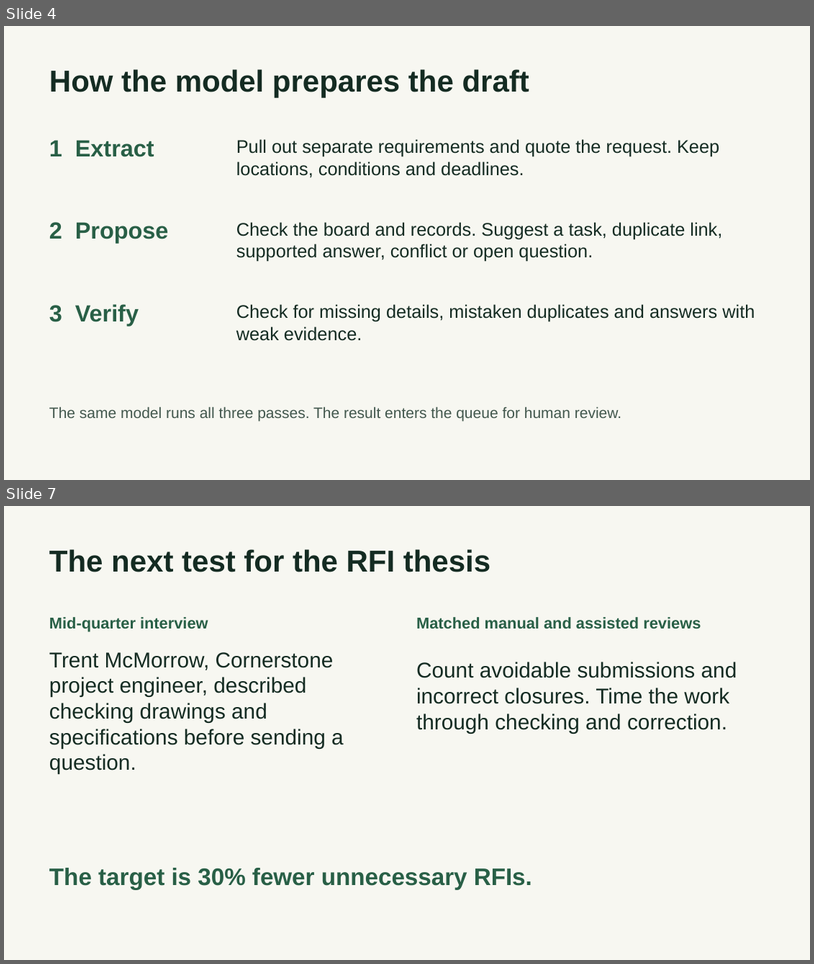
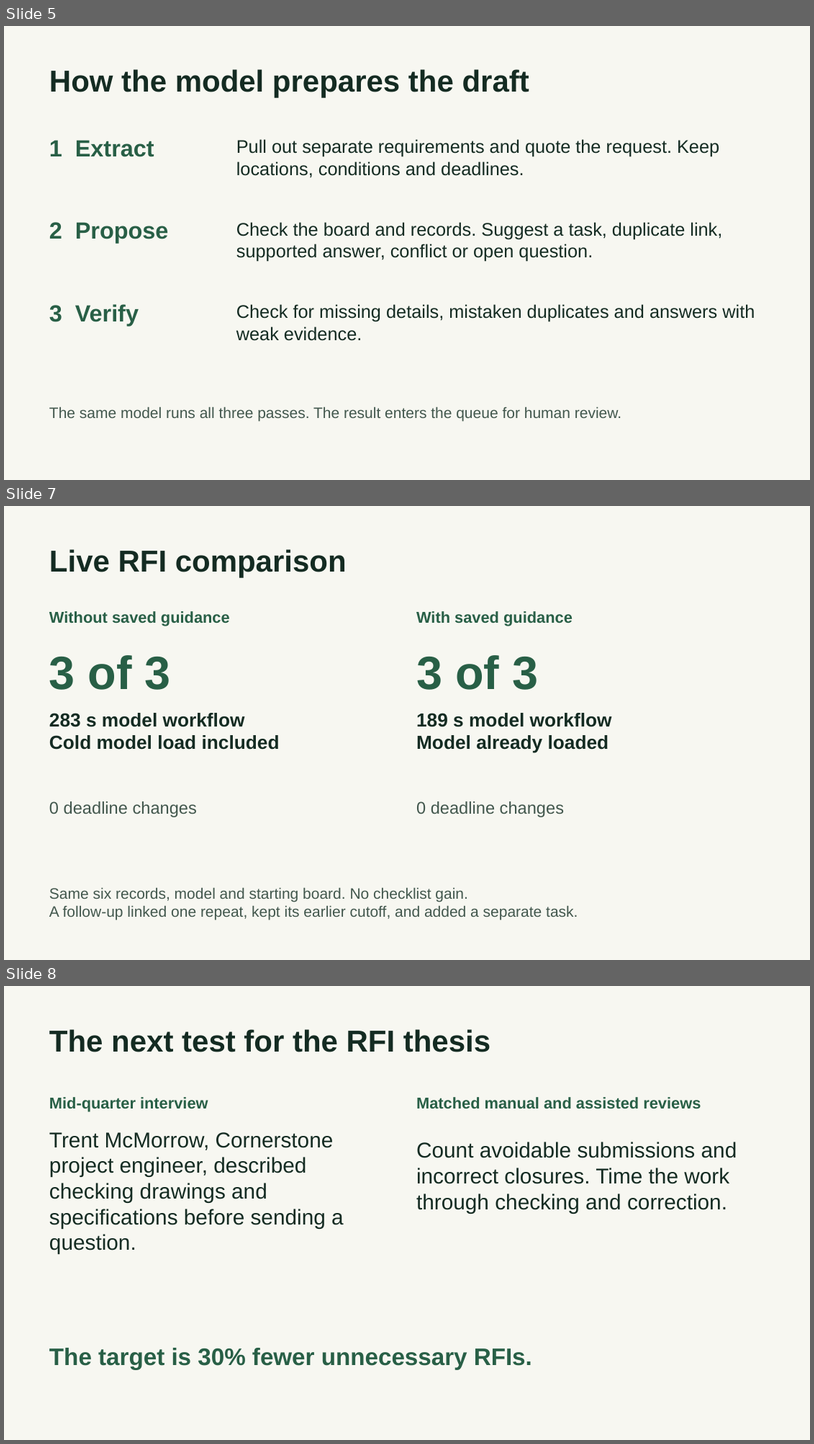
Before and after one commit to AnthonyFald/capstone-grp2, a slide deck: documents/demo-3/Demo 3 Presentation.pptx. Shown one above the other, each under a label of ours: slides 4 and 7 before the commit, slides 5, 7 and 8 after it; the slides between them are not shown. The pictures are 814x964 and 814x1444 pixels, drawn with LibreOffice and Linux fonts; fonts in the diff are those of the drawing. Boxes give left, top, right and bottom in pixels: in the first picture for what was removed or moved away, otherwise in the second. Text is boxed around its words. In the diff, an @@ line names an element or a change of style, - is before the commit and + after.

Commit message:
Verify live Demo 3 RFI guidance and follow-up workflow

```diff
--- a/documents/demo-3/Demo 3 Presentation.pptx
+++ b/documents/demo-3/Demo 3 Presentation.pptx
@@ slide 7 added at <box>4,506,810,960</box>, background #F7F7F1 @@
@@ text added at <box>49,549,347,578</box>, 36 pt, text #142B22, bold @@
+Live RFI comparison
@@ text added at <box>49,611,230,626</box>, 18.8 pt, text #285F46, bold @@
+Without saved guidance
@@ text added at <box>417,611,573,626</box>, 18.8 pt, text #285F46, bold @@
+With saved guidance
@@ text added at <box>49,655,171,690</box>, 55.5 pt, text #285F46, bold @@
+3 of 3
@@ text added at <box>417,655,538,690</box>, 55.5 pt, text #285F46, bold @@
+3 of 3
@@ text added at <box>49,713,280,749</box>, 22.5 pt, text #142B22, bold @@
+283 s model workflow
+Cold model load included
@@ text added at <box>417,713,612,753</box>, 22.5 pt, text #142B22, bold @@
+189 s model workflow
+Model already loaded
@@ text added at <box>49,801,197,817</box>, 20.2 pt, text #42574D @@
+0 deadline changes
@@ text added at <box>417,801,564,817</box>, 20.2 pt, text #42574D @@
+0 deadline changes
@@ text added at <box>49,888,578,919</box>, 18 pt, text #42574D @@
+Same six records, model and starting board. No checklist gain.
+A follow-up linked one repeat, kept its earlier cutoff, and added a separate task.
@@ what was slide 4 is now slide 5 @@
@@ what was slide 7 is now slide 8 @@
```
Also in this commit, not shown: 3 slides changed, 1 other slide added, 1 slide removed, 10 other files.
